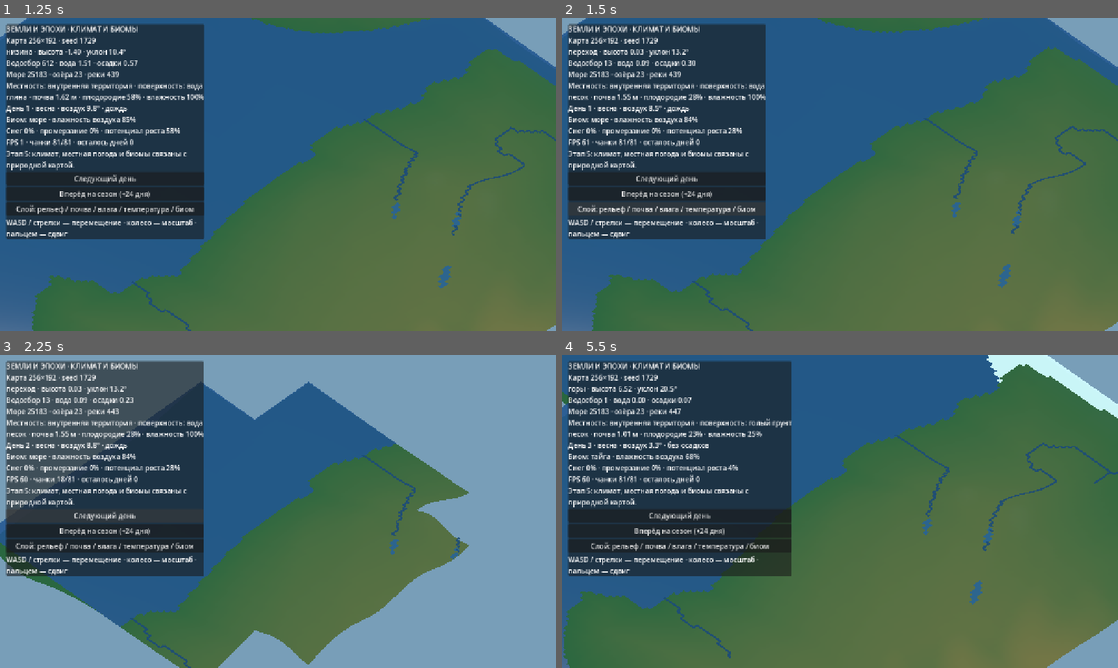
Above: before the commit, frames 1-4 (two rows, left to right).
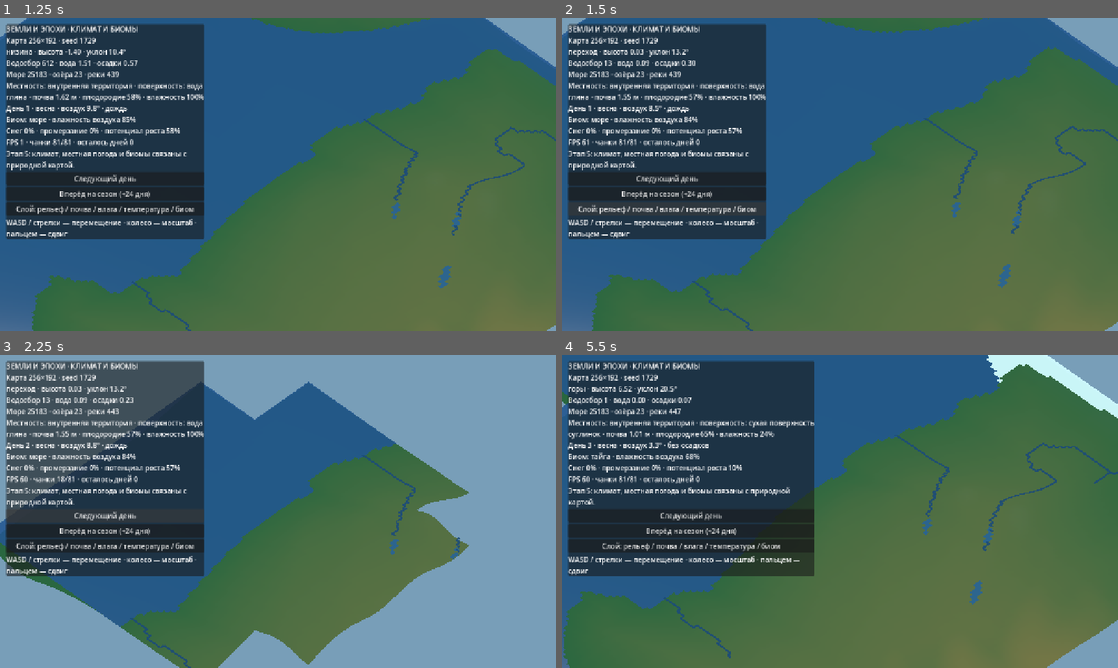
Above: after the commit, the same moments.

Repository: cyrox007/lands-and-ages
Game: Godot game, scene res://scenes/world.tscn
Two runs of this game, one before a commit and one after it. Both use one fixed random seed, a clock stepped at 60 frames per second and the inputs below.
Inputs (mouse positions are in pixels of both pictures, inside the frame that each line leads up to):
- Up to frame 1 (1.25 s): move the mouse to (400, 158) at 0.52 s; hold D from 0.53 s (still down); click (400, 158) at 0.67 s
- Up to frame 2 (1.5 s): release D at 1.25 s; drag from (728, 190) to (812, 237) at 1.27 s
- Up to frame 3 (2.25 s): click "Следующий день" at 2 s
- Up to frame 4 (5.5 s): move the mouse to (895, 442) at 2.77 s; hold D 2.78-3.5 s; drag from (812, 574) to (673, 464) at 3.52 s; click "Следующий день" at 4.25 s; move the mouse to (1006, 558) at 5.02 s; hold A from 5.03 s (still down)

Frame 1 is identical in both runs. In frame 2, 0.8% of the frame differs, in the area x 1-37%, y 2-71%; in frame 3, 0.8%; in frame 4, 4.7%, in the area x 1-46%, y 1-71%.

Commit message:
refactor(surface): плавные осадочные районы с учётом водоёмов и уклона

Diff:
--- a/godot/scripts/surface.gd
+++ b/godot/scripts/surface.gd
@@ -33,6 +33,22 @@
 func _init(map: RefCounted, hydrology: RefCounted) -> void:
 	world = map
 	hydro = hydrology
+
+
+static func _geology_field(x: int, y: int, seed: int) -> float:
+	# Осадочные области распределены плавно, без случайной клетки-глины
+	# посреди независимого песчаного региона.
+	var fx := float(x) / 46.0
+	var fy := float(y) / 46.0
+	var gx := floori(fx)
+	var gy := floori(fy)
+	var u := smoothstep(0.0, 1.0, fx - float(gx))
+	var v := smoothstep(0.0, 1.0, fy - float(gy))
+	var north := lerpf(Terrain.hash2(gx, gy, seed + 7201),
+		Terrain.hash2(gx + 1, gy, seed + 7201), u)
+	var south := lerpf(Terrain.hash2(gx, gy + 1, seed + 7201),
+		Terrain.hash2(gx + 1, gy + 1, seed + 7201), u)
+	return lerpf(north, south, v)
 
 
 func _index(cell: Vector2i) -> int:
@@ -72,17 +88,19 @@
 			var height: float = (a + b + c + d) * 0.25
 			var slope: float = Vector2((b + d - a - c) * 0.5,
 				(c + d - a - b) * 0.5).length()
-			var area: float = Terrain.hash2(floori(float(x) / 18.0),
-				floori(float(y) / 18.0), world.config.seed + 7201)
+			var area: float = _geology_field(x, y, world.config.seed)
 			var detail: float = Terrain.hash2(x, y, world.config.seed + 7202)
 			var kind := LOAM
 			if slope > 1.75 or (height > 7.5 and area > 0.42):
 				kind = ROCK
 			elif slope > 0.95 or (height > 4.0 and area > 0.72):
 				kind = GRAVEL
-			elif area < 0.26:
+			elif hydro.wetness_at(i) > 0.65 and slope < 0.3:
+				# Тонкодисперсные отложения на мокрых плоских участках.
+				kind = CLAY
+			elif area < 0.30 and hydro.wetness_at(i) < 0.45:
 				kind = SAND
-			elif area > 0.70:
+			elif area > 0.72:
 				kind = CLAY
 			_type[i] = kind
 			_depth[i] = 0.0 if kind == ROCK else clampf(
